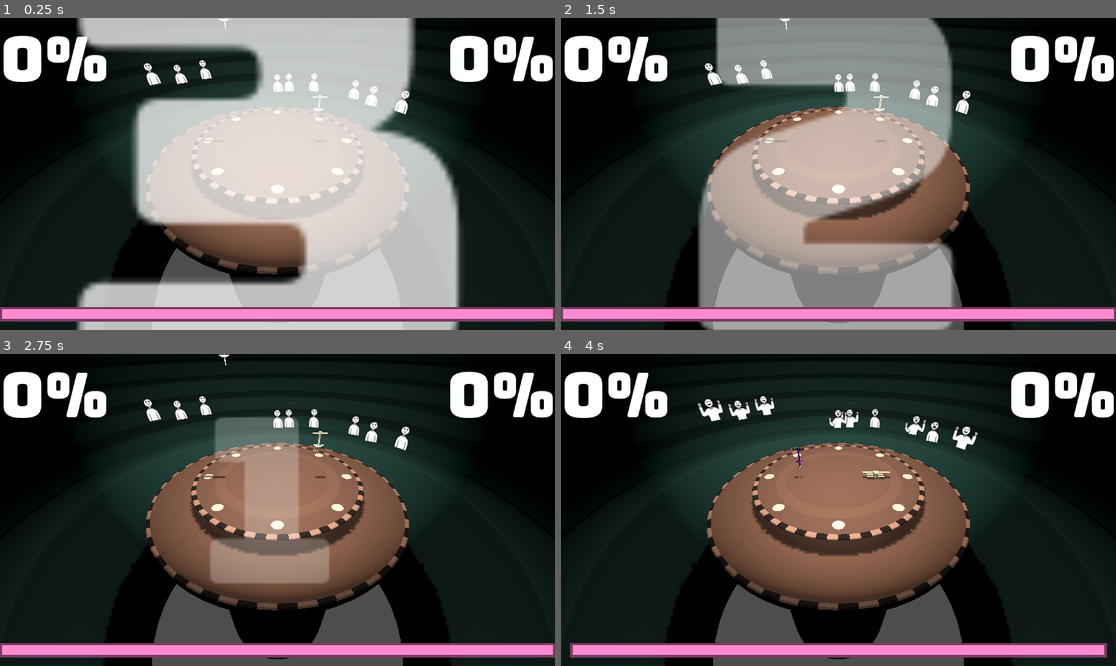
Above: before the commit, frames 1-4 (two rows, left to right).
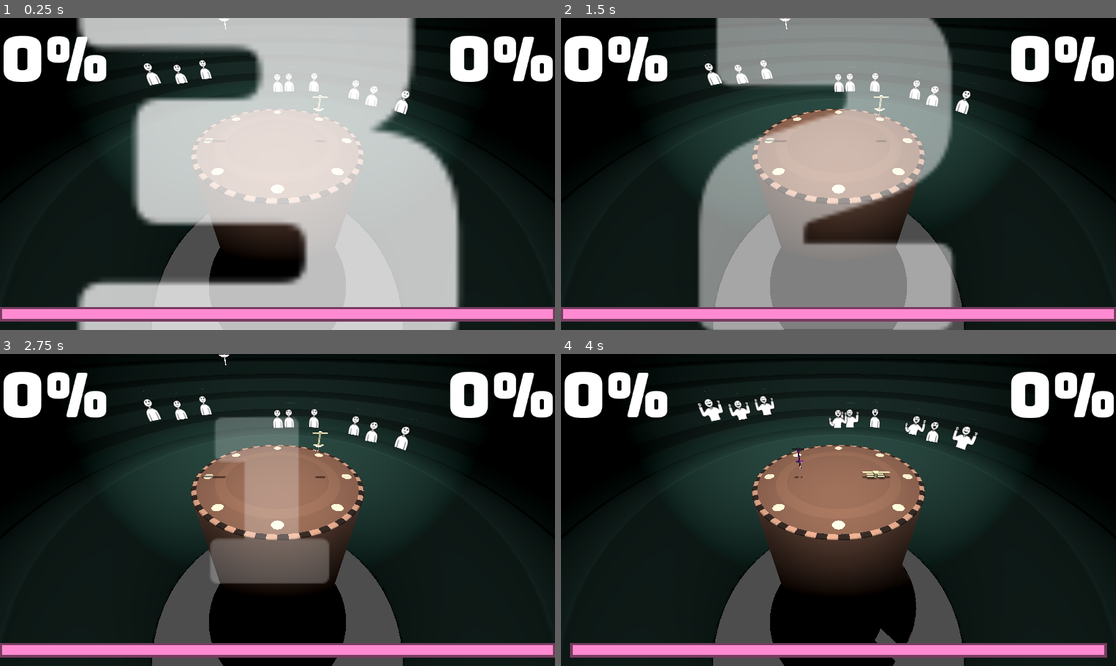
Above: after the commit, the same moments.

Repository: proximadams/Lucky-Erik-Alex-Jam-2025
Game: Godot game, scene res://Environments/Concert/Round3.tscn
Same seed, same stepped clock (60 frames per second), same inputs: the game is played once before the commit and once after it. This scene is started directly instead of the project's main scene. Sound files missing from this copy of the repository are replaced by a short silence.
Inputs:
- Up to frame 1 (0.25 s): no input
- Up to frame 2 (1.5 s): no input
- Up to frame 3 (2.75 s): no input
- Up to frame 4 (4 s): no input

The runs differ from the first frame. In frame 1, 5.7% of the frame differs, in the area x 20-74%, y 28-86%; in frame 2, 12%; in frame 3, 13%; in frame 4, 13%, in the area x 18-82%, y 28-100%.

Commit message:
platforms move up and down

Diff:
--- a/Environments/Concert/Round3.tscn
+++ b/Environments/Concert/Round3.tscn
@@ -27,6 +27,117 @@
 
 [sub_resource type="Theme" id="Theme_bk8hy"]
 Panel/styles/panel = SubResource("StyleBoxFlat_cwkv4")
+
+[sub_resource type="Animation" id="Animation_mcdk5"]
+resource_name = "Animate"
+length = 24.0
+loop_mode = 1
+step = 1.0
+tracks/0/type = "value"
+tracks/0/imported = false
+tracks/0/enabled = true
+tracks/0/path = NodePath("SM_Platform01:position")
+tracks/0/interp = 1
+tracks/0/loop_wrap = true
+tracks/0/keys = {
+"times": PackedFloat32Array(0, 4, 5, 7, 8, 12),
+"transitions": PackedFloat32Array(1, 1, 1, 1, 1, 1),
+"update": 0,
+"values": [Vector3(0, 0, 0), Vector3(0, 28, 0), Vector3(0, 29.5, 0), Vector3(0, 29.5, 0), Vector3(0, 28, 0), Vector3(0, 0, 0)]
+}
+tracks/1/type = "value"
+tracks/1/imported = false
+tracks/1/enabled = true
+tracks/1/path = NodePath("SM_Platform02:position")
+tracks/1/interp = 1
+tracks/1/loop_wrap = true
+tracks/1/keys = {
+"times": PackedFloat32Array(0, 8, 12, 13, 15, 16),
+"transitions": PackedFloat32Array(1, 1, 1, 1, 1, 1),
+"update": 0,
+"values": [Vector3(0, 0, 0), Vector3(0, 0, 0), Vector3(0, 28, 0), Vector3(0, 29.5, 0), Vector3(0, 29.5, 0), Vector3(0, 28, 0)]
+}
+tracks/2/type = "value"
+tracks/2/imported = false
+tracks/2/enabled = true
+tracks/2/path = NodePath("SM_Platform03:position")
+tracks/2/interp = 1
+tracks/2/loop_wrap = true
+tracks/2/keys = {
+"times": PackedFloat32Array(0, 4, 8, 9, 11, 12, 16),
+"transitions": PackedFloat32Array(1, 1, 1, 1, 1, 1, 1),
+"update": 0,
+"values": [Vector3(0, 0, 0), Vector3(0, 0, 0), Vector3(0, 28, 0), Vector3(0, 29.5, 0), Vector3(0, 29.5, 0), Vector3(0, 28, 0), Vector3(0, 0, 0)]
+}
+tracks/3/type = "value"
+tracks/3/imported = false
+tracks/3/enabled = true
+tracks/3/path = NodePath("SM_Platform04:position")
+tracks/3/interp = 1
+tracks/3/loop_wrap = true
+tracks/3/keys = {
+"times": PackedFloat32Array(0, 12, 16, 17, 19, 20, 24),
+"transitions": PackedFloat32Array(1, 1, 1, 1, 1, 1, 1),
+"update": 0,
+"values": [Vector3(0, 0, 0), Vector3(0, 0, 0), Vector3(0, 28, 0), Vector3(0, 29.5, 0), Vector3(0, 29.5, 0), Vector3(0, 28, 0), Vector3(0, 0, 0)]
+}
+
+[sub_resource type="Animation" id="Animation_hdq6k"]
+length = 0.001
+tracks/0/type = "value"
+tracks/0/imported = false
+tracks/0/enabled = true
+tracks/0/path = NodePath("SM_Platform01:position")
+tracks/0/interp = 1
+tracks/0/loop_wrap = true
+tracks/0/keys = {
+"times": PackedFloat32Array(0),
+"transitions": PackedFloat32Array(1),
+"update": 0,
+"values": [Vector3(0, 0, 0)]
+}
+tracks/1/type = "value"
+tracks/1/imported = false
+tracks/1/enabled = true
+tracks/1/path = NodePath("SM_Platform02:position")
+tracks/1/interp = 1
+tracks/1/loop_wrap = true
+tracks/1/keys = {
+"times": PackedFloat32Array(0),
+"transitions": PackedFloat32Array(1),
+"update": 0,
+"values": [Vector3(0, 0, 0)]
+}
+tracks/2/type = "value"
+tracks/2/imported = false
+tracks/2/enabled = true
+tracks/2/path = NodePath("SM_Platform03:position")
+tracks/2/interp = 1
+tracks/2/loop_wrap = true
+tracks/2/keys = {
+"times": PackedFloat32Array(0),
+"transitions": PackedFloat32Array(1),
+"update": 0,
+"values": [Vector3(0, 0, 0)]
+}
+tracks/3/type = "value"
+tracks/3/imported = false
+tracks/3/enabled = true
+tracks/3/path = NodePath("SM_Platform04:position")
+tracks/3/interp = 1
+tracks/3/loop_wrap = true
+tracks/3/keys = {
+"times": PackedFloat32Array(0),
+"transitions": PackedFloat32Array(1),
+"update": 0,
+"values": [Vector3(0, 0, 0)]
+}
+
+[sub_resource type="AnimationLibrary" id="AnimationLibrary_xo5nk"]
+_data = {
+"Animate": SubResource("Animation_mcdk5"),
+"RESET": SubResource("Animation_hdq6k")
+}
 
 [node name="Round3" type="Node3D"]
 script = ExtResource("1_nq1y7")
@@ -145,17 +256,21 @@
 [node name="MovingPlatforms" type="Node3D" parent="."]
 
 [node name="SM_Platform01" parent="MovingPlatforms" instance=ExtResource("8_opbj1")]
-transform = Transform3D(3, 0, 0, 0, 3, 0, 0, 0, 3, 0, 27.9628, 0)
+transform = Transform3D(3, 0, 0, 0, 3, 0, 0, 0, 3, 0, 0, 0)
 
 [node name="SM_Platform02" parent="MovingPlatforms" instance=ExtResource("8_opbj1")]
-transform = Transform3D(-1.31134e-07, 0, 3, 0, 3, 0, -3, 0, -1.31134e-07, 0, 27.9628, 0)
+transform = Transform3D(-1.31134e-07, 0, 3, 0, 3, 0, -3, 0, -1.31134e-07, 0, 0, 0)
 
 [node name="SM_Platform03" parent="MovingPlatforms" instance=ExtResource("8_opbj1")]
-transform = Transform3D(-3, 0, -2.62268e-07, 0, 3, 0, 2.62268e-07, 0, -3, 0, 27.9628, 0)
+transform = Transform3D(-3, 0, -2.62268e-07, 0, 3, 0, 2.62268e-07, 0, -3, 0, 0, 0)
 
 [node name="SM_Platform04" parent="MovingPlatforms" instance=ExtResource("8_opbj1")]
-transform = Transform3D(-1.31134e-07, 0, -3, 0, 3, 0, 3, 0, -1.31134e-07, 0, 27.9628, 0)
+transform = Transform3D(-1.31134e-07, 0, -3, 0, 3, 0, 3, 0, -1.31134e-07, 0, 0, 0)
 
 [node name="AnimationPlayer" type="AnimationPlayer" parent="MovingPlatforms"]
+libraries = {
+"": SubResource("AnimationLibrary_xo5nk")
+}
+autoplay = "Animate"
 
 [editable path="Floor/SM_Skybox"]
Not shown: 1 places in Environments/Concert/Round3.tscn that only renumber resources
